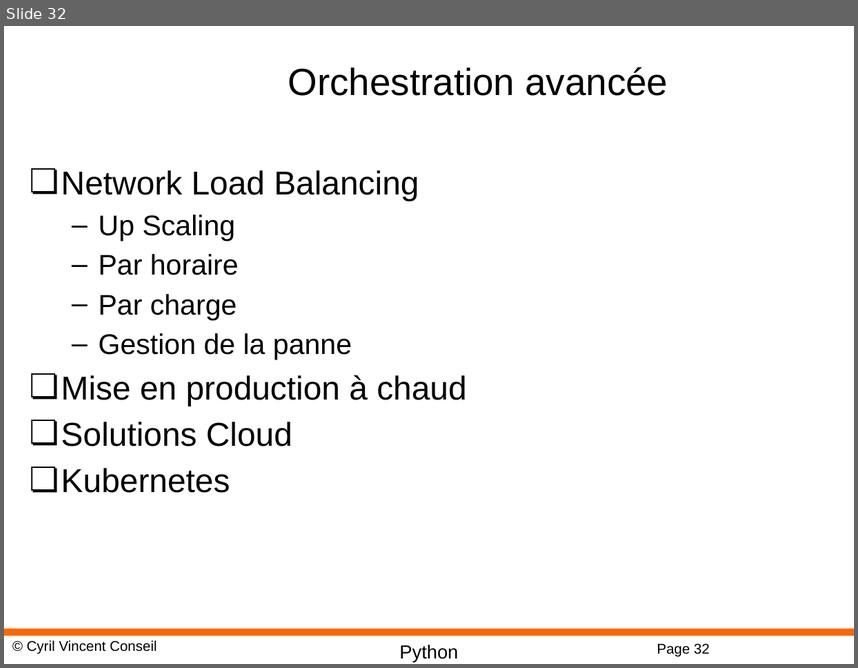
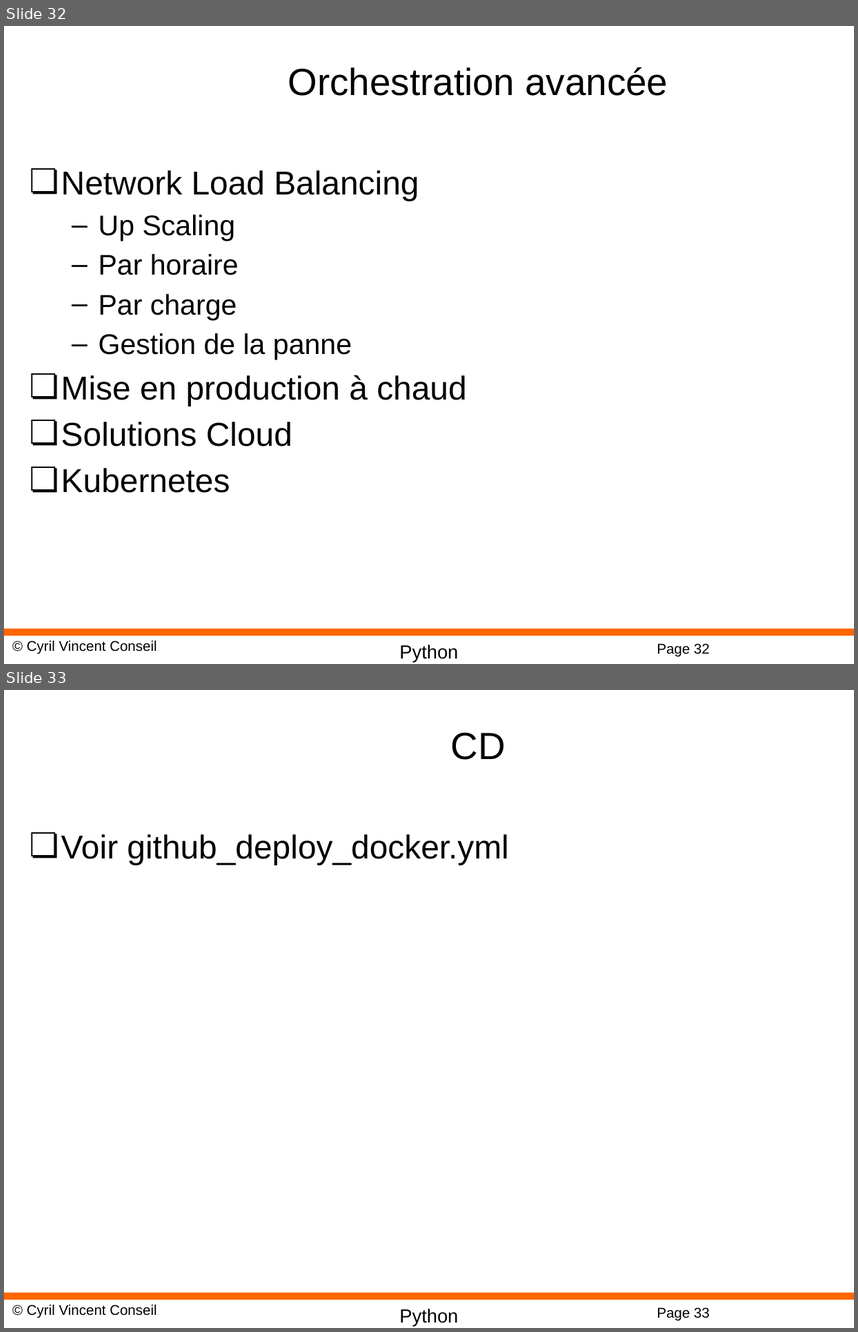
Before and after one commit to cyrilvincent/cicd, a slide deck: ppt/CICD15-Docker.pptx. Shown one above the other, each under a label of ours: slide 32 before the commit, slides 32 and 33 after it. The pictures are 858x668 and 858x1332 pixels, drawn with LibreOffice and Linux fonts; fonts in the diff are those of the drawing; background and template pictures are left out. Boxes give left, top, right and bottom in pixels: in the first picture for what was removed or moved away, otherwise in the second. Text is boxed around its words. In the diff, an @@ line names an element or a change of style, - is before the commit and + after.

Commit message:
Docker

```diff
--- a/ppt/CICD15-Docker.pptx
+++ b/ppt/CICD15-Docker.pptx
@@ slide 33 added at <box>4,690,854,1328</box>, background #FFFFFF; not listed: 4 template elements that a slide beside it also shows @@
@@ title added at <box>451,732,506,760</box>, 32 pt, text #000000 @@
+CD
@@ text added at <box>61,834,508,865</box>, 28 pt, text #000000 @@
+❏ Voir github_deploy_docker.yml
```
Also in this commit, not shown: 12 other files.
